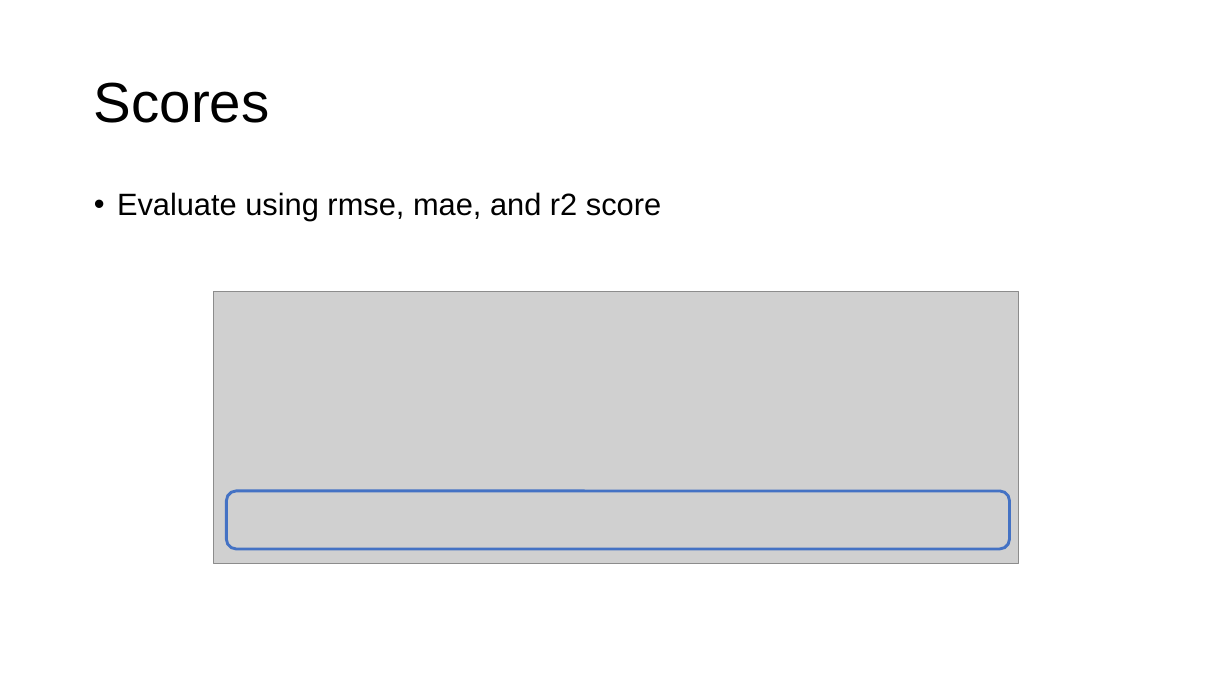
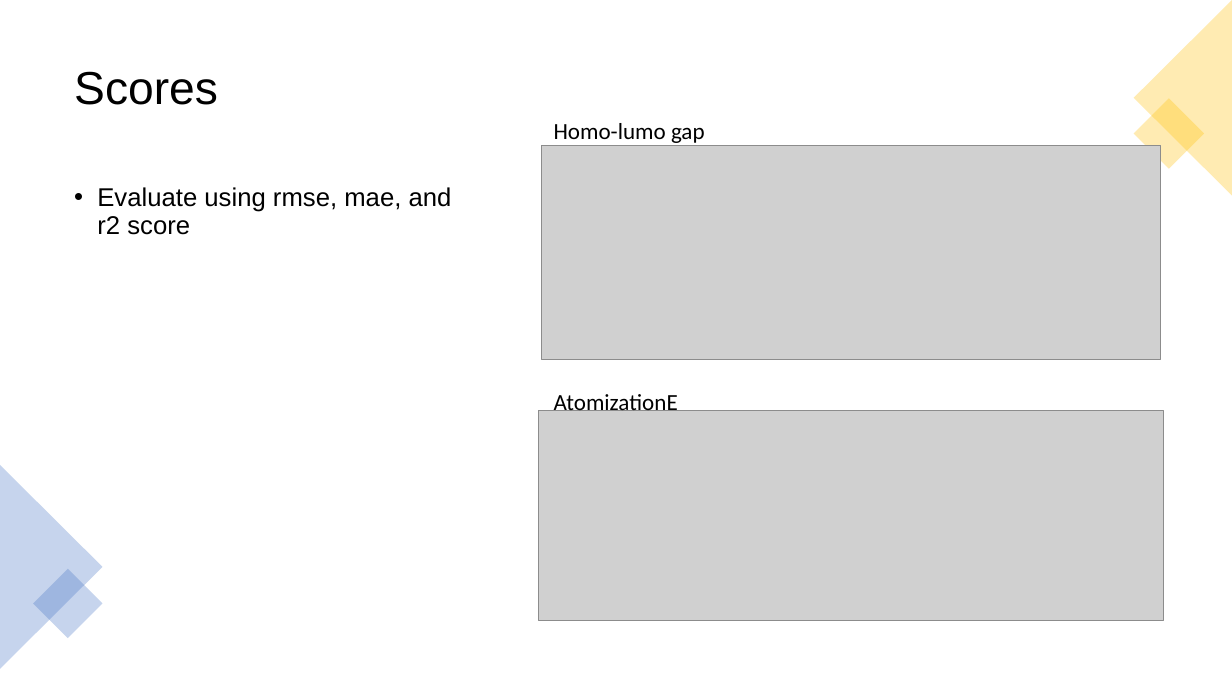
Before and after one commit to Top34051/foundry-model, a slide deck: slide 6 of slides/2021_03_05_Burapacheep.pptx. Drawn at 1232x693 pixels with LibreOffice and Linux fonts; fonts in the diff are those of the drawing; grey boxes stand for pictures. Boxes give left, top, right and bottom in pixels: in the first picture for what was removed or moved away, otherwise in the second. Text is boxed around its words. In the diff, an @@ line names an element or a change of style, - is before the commit and + after.

```diff
--- a/slides/2021_03_05_Burapacheep.pptx
+++ b/slides/2021_03_05_Burapacheep.pptx
@@ triangle added at [1134, 0, 1232, 196], fill #FFC000 at 30% opacity @@
@@ title "Scores": place and size @@
-title "Scores" at [94, 82, 270, 123]
+title "Scores" at [74, 71, 218, 105]
@@ title "Scores" at [74, 71, 218, 105]: size 44 to 36 pt @@
@@ rectangle added at [1134, 99, 1204, 169], fill #FFC000 at 30% opacity @@
@@ picture added at [542, 145, 1162, 359] @@
@@ text added at [554, 123, 705, 146], 18 pt, text #000000 @@
+Homo-lumo gap
@@ text "Evaluate using rmse, mae, and ...": place and size @@
-text "Evaluate using rmse, mae, and ..." at [117, 192, 661, 221]
+text "Evaluate using rmse, mae, and ..." at [97, 187, 452, 235]
@@ text "Evaluate using rmse, mae, and ..." at [97, 187, 452, 235]: size 24 to 20 pt @@
@@ picture removed at [213, 292, 1019, 564] @@
@@ picture added at [539, 410, 1163, 621] @@
@@ text added at [554, 394, 678, 411], 18 pt, text #000000 @@
+AtomizationE
@@ triangle added at [0, 465, 103, 669], fill #4472C4 at 30% opacity @@
@@ rounded rectangle removed at [226, 491, 1009, 549] @@
@@ rectangle added at [33, 568, 103, 638], fill #4472C4 at 30% opacity @@
```
Also in this commit, not shown: 1 other file.
